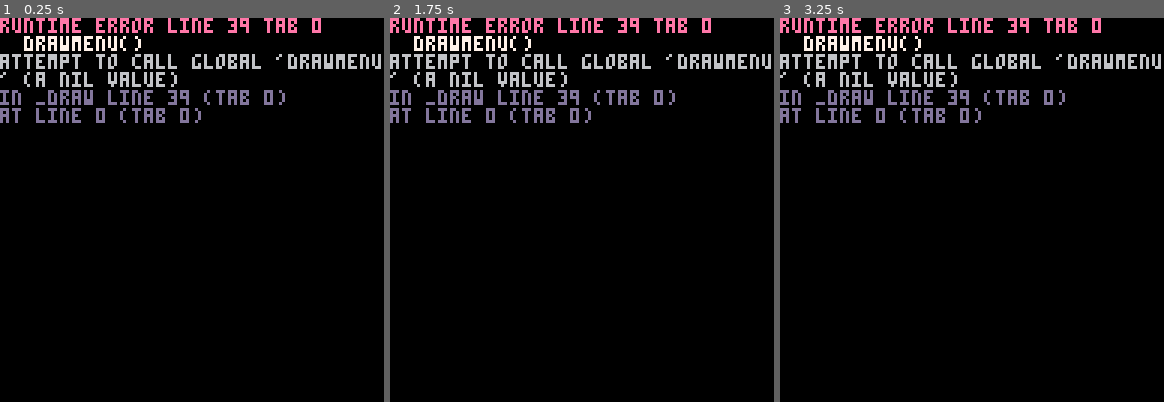
Above: before the commit, frames 1-3 (left to right).
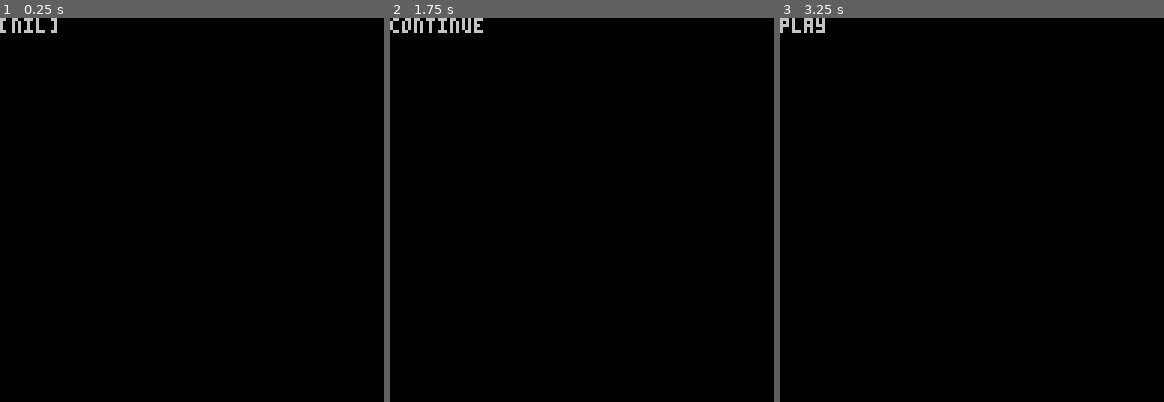
Above: after the commit, the same moments.

Repository: thoughtlesslabs/bitclouthero
Game: PICO-8 cartridge bitclout.p8
Same seed, same stepped clock (60 frames per second), same inputs: the game is played once before the commit and once after it.
Inputs:
- Up to frame 1 (0.25 s): no input
- Up to frame 2 (1.75 s): hold Right from 1.6 s (still down)
- Up to frame 3 (3.25 s): release Right at 2.1 s; hold Right 2.47-3.03 s; hold Left from 3.08 s (still down)

The runs differ from the first frame. In frame 1, 6.1% of the frame differs, in the area x 0-100%, y 0-28%; in frame 2, 6.1%; in frame 3, 6.0%.
Error before the commit: runtime error line 39 tab 0; drawmenu(); attempt to call global 'drawmenu' (a nil value)

Commit message:
Working on menu

Diff:
--- a/bitclout.p8
+++ b/bitclout.p8
@@ -26,18 +26,18 @@
 end
 
 function updatemenu()
+	menuoptions = {"play","continue"}
 	if btnp(0) then
-
+		choice = menuoptions[1]
 	end
 	if btnp(1) then
-
+		choice = menuoptions[2]
 	end
 end
 -->8
 -- draw game
 
 function _draw()
-	cls()
 	if menu then
 		drawmenu()
 	elseif game then
@@ -46,6 +46,11 @@
 		updategameover()
 	end
 end
+
+function drawmenu()
+	cls()
+	print(choice)
+end
 __gfx__
 00000000000000000000000000000000000000000000000000000000000000000000000000000000000000000000000000000000000000000000000000000000
 00000000000000000000000000000000000000000000000000000000000000000000000000000000000000000000000000000000000000000000000000000000
